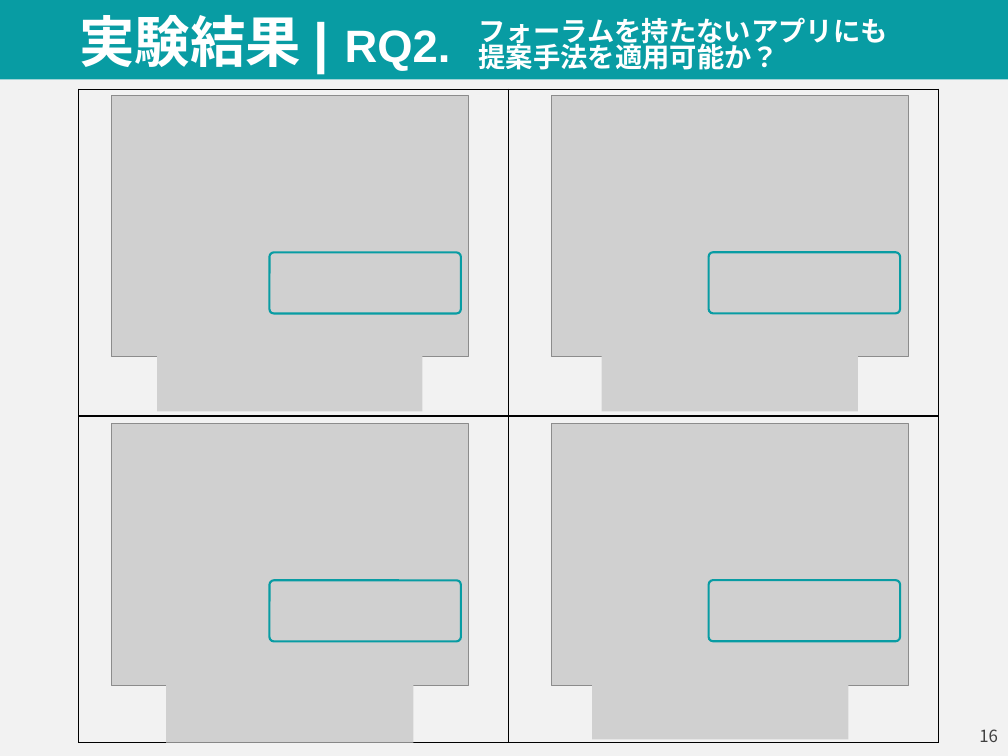
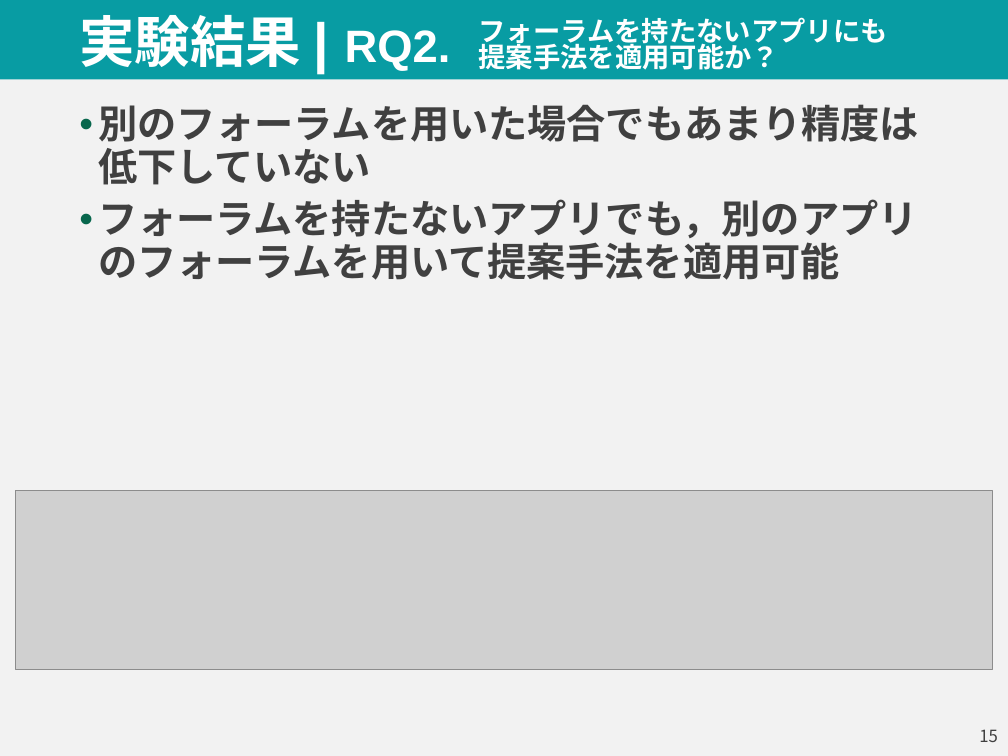
Before and after one commit to parthenos0908/steam_review, a slide deck: slide 16 of Presen/n-itikaw_20211214_中間報告2.pptx (slide 17 before the commit). Drawn at 1008x756 pixels with LibreOffice and Linux fonts; fonts in the diff are those of the drawing; grey boxes stand for pictures. Boxes give left, top, right and bottom in pixels: in the first picture for what was removed or moved away, otherwise in the second. Text is boxed around its words. In the diff, an @@ line names an element or a change of style, - is before the commit and + after.

```diff
--- a/Presen/n-itikaw_20211214_中間報告2.pptx
+++ b/Presen/n-itikaw_20211214_中間報告2.pptx
@@ table removed at (79, 90, 939, 743), 2 rows, 2 columns @@
- | 
- | 
@@ text added at (98, 104, 919, 280), 28 pt, text #404040, bold @@
+• 別のフォーラムを用いた場合でもあまり精度は低下していない
+• フォーラムを持たないアプリでも，別のアプリのフォーラムを用いて提案手法を適用可能
@@ picture removed at (111, 96, 468, 357) @@
@@ picture removed at (551, 96, 908, 357) @@
@@ rounded rectangle removed at (269, 252, 461, 313) @@
@@ rounded rectangle removed at (709, 252, 900, 313) @@
@@ picture removed at (157, 350, 422, 411) @@
@@ picture removed at (602, 350, 858, 411) @@
@@ picture removed at (111, 424, 468, 685) @@
@@ picture removed at (551, 424, 908, 685) @@
@@ picture added at (16, 490, 993, 669) @@
@@ rounded rectangle removed at (269, 581, 461, 642) @@
@@ rounded rectangle removed at (709, 581, 900, 642) @@
@@ picture removed at (166, 681, 413, 743) @@
@@ picture removed at (592, 678, 848, 740) @@
@@ page number at (979, 729, 998, 742): text changed @@
-16
+15
```
Also in this commit, not shown: 3 other slides changed.
